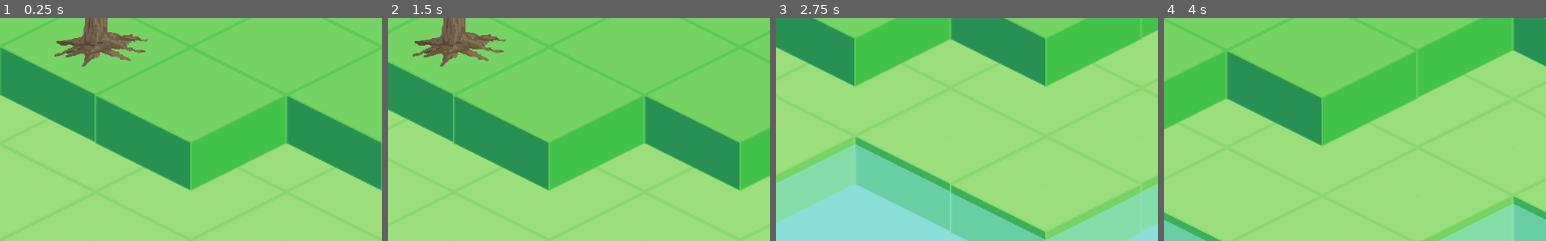
Above: before the commit, frames 1-4 (left to right).
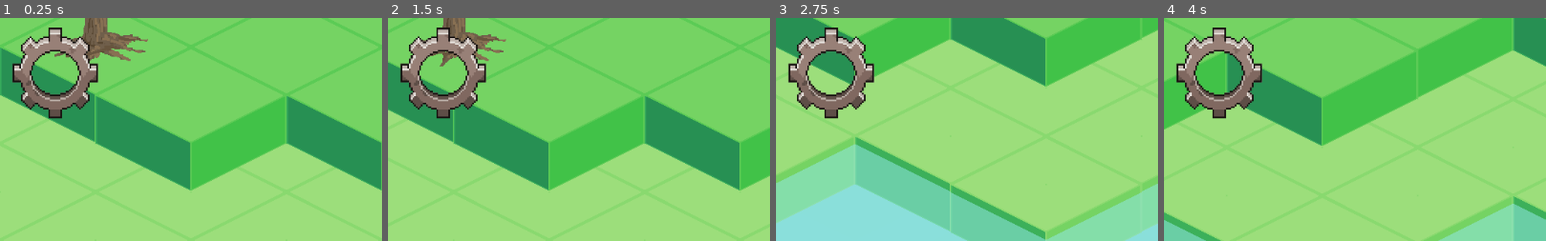
Above: after the commit, the same moments.

Repository: QueroXD/TheLastBastion
Game: Godot game, scene res://Node2D.tscn
Same seed, same stepped clock (60 frames per second), same inputs: the game is played once before the commit and once after it.
Inputs (mouse positions are % of the whole screen's width and height, from its top left):
- Up to frame 1 (0.25 s): no input
- Up to frame 2 (1.5 s): click (7, 12) at 0.52 s; tap Enter at 1.25 s; move the mouse to (72, 45) at 1.27 s; hold Right (ui_right) from 1.28 s (still down); click (72, 45) at 1.42 s
- Up to frame 3 (2.75 s): move the mouse to (30, 55) at 2.02 s; release Right (ui_right) at 2.03 s; hold Down (ui_down) from 2.03 s (still down)
- Up to frame 4 (4 s): move the mouse to (60, 28) at 2.77 s; release Down (ui_down) at 2.78 s; hold Right (ui_right) 2.78-3.53 s; move the mouse to (45, 70) at 3.52 s; hold Up (ui_up) from 3.53 s (still down); click (45, 70) at 3.67 s
The pictures show only the part of the screen within x 0-50%, y 0-50%; the shares and areas given below are measured in that part.

The runs differ from the first frame. In frame 1, 4.5% of the frame differs, in the area x 3-26%, y 4-46%; in frame 2, 4.4%; in frame 3, 4.5%; in frame 4, 4.5%.

Commit message:
Boton Config que pausa el tiempo

Diff:
--- /dev/null
+++ b/PreAlfa-Mapa/Boton de Pausa.gd
@@ -0,0 +1,17 @@
+extends TextureButton
+
+# Este método se llama cuando el nodo se instancia en la escena
+func _ready():
+	# Conectar la señal 'pressed' a la función que maneja la pausa
+	connect("pressed", self, "_on_Boton_de_Pausa_pressed")
+
+	# Asegurarte que el botón funcione cuando el juego esté en pausa
+	pause_mode = Node.PAUSE_MODE_PROCESS
+
+	# Fijar la posición del botón en la esquina superior izquierda
+	rect_position = Vector2(10, 10)  # Ajusta las coordenadas si es necesario
+
+# Función que maneja la pausa del juego
+func _on_Boton_de_Pausa_pressed():
+	# Alternar el estado de pausa
+	get_tree().paused = not get_tree().paused
--- a/PreAlfa-Mapa/Node2D.tscn
+++ b/PreAlfa-Mapa/Node2D.tscn
@@ -1,9 +1,11 @@
-[gd_scene load_steps=8 format=2]
+[gd_scene load_steps=10 format=2]
 
 [ext_resource path="res://Isometric Asset Pack/256x192 Tiles.png" type="Texture" id=1]
 [ext_resource path="res://Isometric Asset Pack/256x512 Trees.png" type="Texture" id=2]
 [ext_resource path="res://Isometric Asset Pack/256x256 Cubes.png" type="Texture" id=3]
 [ext_resource path="res://Camera2D.gd" type="Script" id=4]
+[ext_resource path="res://Boton de Pausa.gd" type="Script" id=5]
+[ext_resource path="res://img/Imagen Boton Configuración.png" type="Texture" id=6]
 
 [sub_resource type="TileSet" id=1]
 0/name = "256x192 Tiles.png 0"
@@ -95,7 +97,7 @@
 2/shapes = [  ]
 2/z_index = 0
 
-[node name="Node2D" type="Node2D"]
+[node name="Main" type="Node2D"]
 
 [node name="Camera2D" type="Camera2D" parent="."]
 current = true
@@ -141,3 +143,17 @@
 mode = 1
 cell_size = Vector2( 256, 130 )
 format = 1
+
+[node name="Build" type="Node2D" parent="."]
+
+[node name="CanvasLayer" type="CanvasLayer" parent="Build"]
+
+[node name="Boton de Pausa" type="TextureButton" parent="Build/CanvasLayer"]
+margin_left = -1082.0
+margin_top = -633.0
+margin_right = -570.0
+margin_bottom = -121.0
+rect_scale = Vector2( 0.25, 0.25 )
+action_mode = 0
+texture_normal = ExtResource( 6 )
+script = ExtResource( 5 )
Binary file added: PreAlfa-Mapa/img/Imagen Boton Configuración.png
Not shown, added: PreAlfa-Mapa/img/Imagen Boton Configuración.png.import
